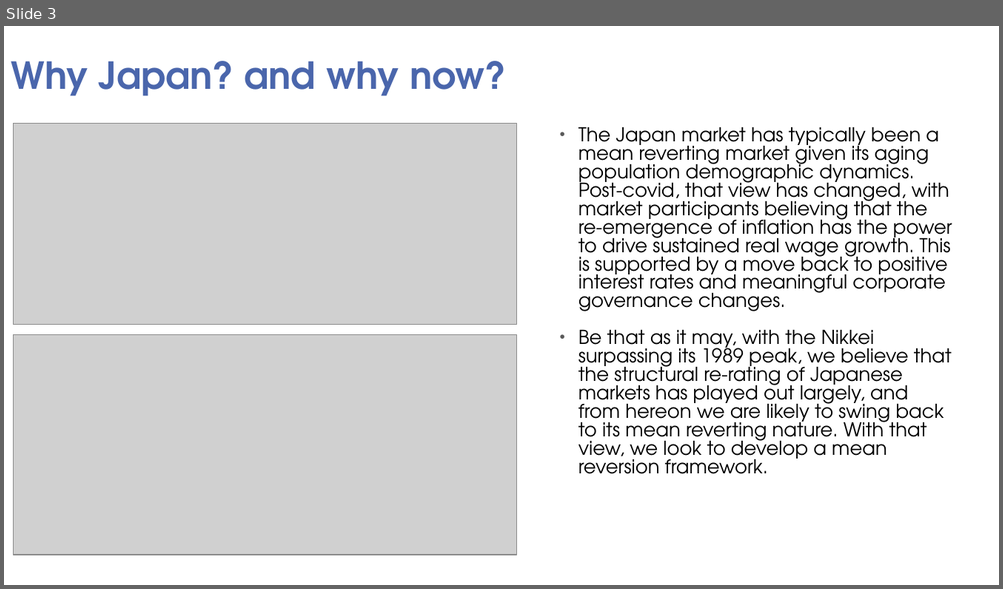
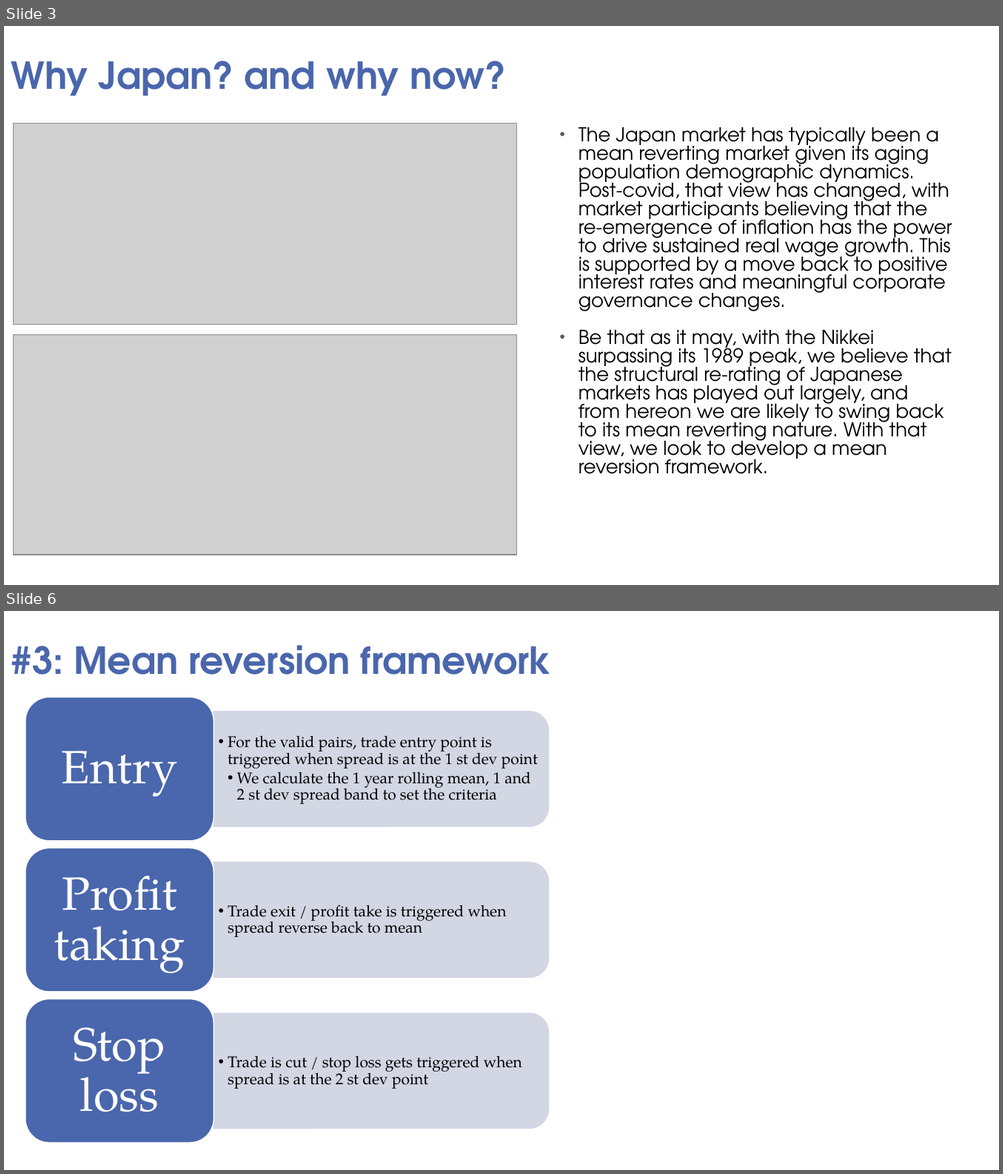
Before and after one commit to HHH0808/SMU-QTS, a slide deck: QTS project presentation.pptx. Shown one above the other, each under a label of ours: slide 3 before the commit, slides 3 and 6 after it; the slides between them are not shown. The pictures are 1003x589 and 1003x1174 pixels, drawn with LibreOffice and Linux fonts; fonts in the diff are those of the drawing; grey boxes stand for pictures; background and template pictures are left out. Boxes give left, top, right and bottom in pixels: in the first picture for what was removed or moved away, otherwise in the second. Text is boxed around its words. In the diff, an @@ line names an element or a change of style, - is before the commit and + after.

```diff
--- a/QTS project presentation.pptx
+++ b/QTS project presentation.pptx
@@ slide 6 added at box(4, 611, 999, 1170), background picture (left out) @@
@@ text added at box(11, 645, 551, 675), 36 pt, text #4A66AC, bold @@
+#3: Mean reversion framework
@@ group added at box(25, 697, 549, 1143): 6 texts, 3 round same rects, 3 rounded rectangles @@
+  • For the valid pairs, trade entry point is triggered when spread is at the 1 st dev point
+    • We calculate the 1 year rolling mean, 1 and 2 st dev spread band to set the criteria
+Entry
+  • Trade exit / profit take is triggered when spread reverse back to mean
+Profit taking
+  • Trade is cut / stop loss gets triggered when spread is at the 2 st dev point
+Stop loss
```
Also in this commit, not shown: 5 slides changed, 6 other slides added, 5 slides removed.
